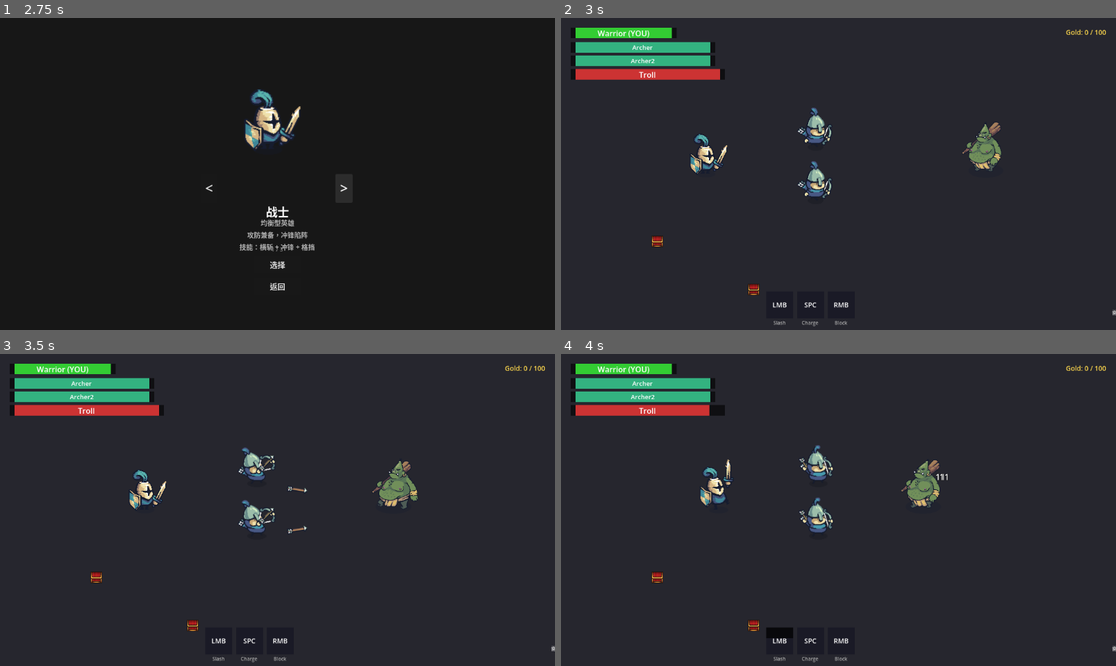
Above: before the commit, frames 1-4 (two rows, left to right).
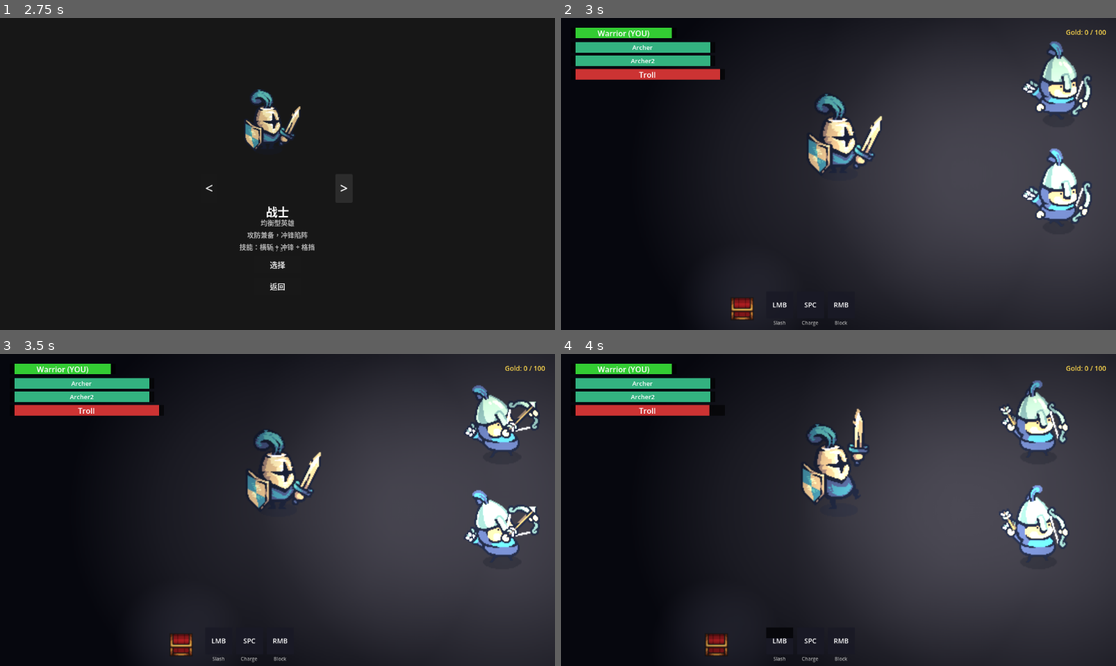
Above: after the commit, the same moments.

Repository: dejectedraven/sword-of-master
Game: Godot game, scene res://scenes/main/title_screen.tscn
Two runs of this game, one before a commit and one after it. Both use one fixed random seed, a clock stepped at 60 frames per second and the inputs below.
Inputs (mouse positions are in pixels of both pictures, inside the frame that each line leads up to):
- Up to frame 1 (2.75 s): click "进入酒馆 (英雄)" at 0.5 s; click "<" at 1.25 s; click ">" at 2 s
- Up to frame 2 (3 s): click "选择" at 2.75 s
- Up to frame 3 (3.5 s): no input
- Up to frame 4 (4 s): tap Enter at 3.5 s; move the mouse to (960, 494) at 3.52 s; hold D (right) from 3.53 s (still down); tap F at 3.6 s; click (960, 494) at 3.67 s; tap Space at 3.77 s

Frame 1 is identical in both runs. In frame 2, 38% of the frame differs, in the area x 0-100%, y 0-100%; in frame 3, 37%; in frame 4, 39%.

Commit message:
feat(night): 阶段1 黑夜与视野 - CanvasModulate夜色 + 角色视野光 + 相机缩放2.0 + 宝箱自发光 + unshaded UI

Diff:
--- a/scenes/main/game_scene.gd
+++ b/scenes/main/game_scene.gd
@@ -11,6 +11,7 @@
 func _ready():
 	_add_floor()
 	_add_walls()
+	_add_night()
 	_instantiate_characters()
 	_spawn_chests()
 	_spawn_escape_door()
@@ -71,7 +72,8 @@
 	e.is_ai_controlled = is_ai
 	var cam = e.get_node_or_null("Camera2D")
 	if cam:
-		# 相机限制在地图内，避免看到地图外的空白
+		# 相机缩放（黑夜视野）与地图边界限制
+		cam.zoom = Vector2(GameConfig.camera_zoom, GameConfig.camera_zoom)
 		cam.limit_left = 0
 		cam.limit_top = 0
 		cam.limit_right = int(map_size.x)
@@ -106,6 +108,13 @@
 		shape.shape = rect; shape.position = wall[0]
 		walls.add_child(shape)
 	add_child(walls)
+
+# 黑夜：CanvasModulate 压暗全场，英雄视野光负责照亮
+func _add_night():
+	var night = CanvasModulate.new()
+	night.name = "Night"
+	night.color = GameConfig.night_color
+	add_child(night)
 
 func _spawn_chests():
 	var cfg = GameConfig
--- a/scenes/objects/escape_door.gd
+++ b/scenes/objects/escape_door.gd
@@ -12,6 +12,9 @@
 
 func _ready():
 	body_entered.connect(_on_body_entered)
+	# 夜里传送门的光/提示始终可见（当灯塔用）
+	glow.material = Unshaded.material()
+	hint.material = Unshaded.material()
 	_particles = _make_portal_particles()
 	add_child(_particles)
 	_update_visual()
--- /dev/null
+++ b/scripts/components/vision_light.gd
@@ -0,0 +1,31 @@
+class_name VisionLight
+extends PointLight2D
+# 视野光圈：程序生成径向渐变纹理，无需素材
+# 用法：var l = VisionLight.new(); l.configure(半径px, 强度, 是否投影); add_child(l)
+
+static var _cached_tex: GradientTexture2D = null
+
+static func get_radial_texture() -> GradientTexture2D:
+	if _cached_tex: return _cached_tex
+	var grad = Gradient.new()
+	grad.offsets = PackedFloat32Array([0.0, 0.55, 1.0])
+	grad.colors = PackedColorArray([
+		Color(1, 1, 1, 1.0),
+		Color(1, 1, 1, 0.55),
+		Color(1, 1, 1, 0.0),
+	])
+	_cached_tex = GradientTexture2D.new()
+	_cached_tex.gradient = grad
+	_cached_tex.fill = GradientTexture2D.FILL_RADIAL
+	_cached_tex.fill_from = Vector2(0.5, 0.5)
+	_cached_tex.fill_to = Vector2(1.0, 0.5)
+	_cached_tex.width = 256
+	_cached_tex.height = 256
+	return _cached_tex
+
+func configure(radius: float, energy: float, casts_shadows: bool = true, light_color: Color = Color.WHITE):
+	texture = get_radial_texture()
+	texture_scale = max(radius, 1.0) / 128.0  # 256px 纹理 → 基准半径 128px
+	self.energy = energy
+	self.color = light_color
+	shadow_enabled = casts_shadows
--- a/scripts/objects/chest.gd
+++ b/scripts/objects/chest.gd
@@ -12,7 +12,13 @@
 func _ready():
 	$InteractArea.body_entered.connect(_on_entered)
 	$InteractArea.body_exited.connect(_on_exited)
+	prompt.material = Unshaded.material()  # 夜里提示可见
 	prompt.hide()
+	# 微弱自发光：黑暗中能辨认宝箱轮廓
+	var glow = VisionLight.new()
+	glow.name = "ChestGlow"
+	glow.configure(GameConfig.chest_glow_radius, GameConfig.chest_glow_energy, false)
+	add_child(glow)
 
 func _input(event):
 	if _state != ChestState.CLOSED or not _player_nearby: return
--- a/scripts/state/entity.gd
+++ b/scripts/state/entity.gd
@@ -67,12 +67,23 @@
 		_charge_bg.size = Vector2(40, 4)
 		_charge_bg.color = Color(0, 0, 0, 0.6)
 		_charge_bg.position = Vector2(-20, -40)
+		_charge_bg.material = Unshaded.material()
 		add_child(_charge_bg)
 		_charge_bg.hide()
 		_charge_fill = ColorRect.new()
 		_charge_fill.size = Vector2(0, 4)
 		_charge_fill.color = Color(1, 0.8, 0, 0.9)
+		_charge_fill.material = Unshaded.material()
 		_charge_bg.add_child(_charge_fill)
+	# 黑夜视野光：英雄（玩家+AI队友）和玩家操控的巨魔有光圈；AI 巨魔藏在黑暗中
+	if not ("Troll" in name and is_ai_controlled):
+		_create_vision_light()
+
+func _create_vision_light():
+	var l = VisionLight.new()
+	l.name = "VisionLight"
+	l.configure(_cv("vision_radius"), GameConfig.vision_light_energy, true, GameConfig.vision_light_color)
+	add_child(l)
 
 # ⚠ 必须每个 _try_*() 的 await 后加 if health.is_dead: return，否则 coroutine 会重置 state 覆盖 DEAD
 func _physics_process(_d: float):
--- a/scripts/state/game_config.gd
+++ b/scripts/state/game_config.gd
@@ -125,6 +125,20 @@
 var chest_gold_amount: int = 50       # 开宝箱获得金币
 var escape_gold_threshold: int = 100  # 逃生门所需金币
 
+# ═══════════ 黑夜 / 视野 ═══════════
+# 全部为测试数值，直接改这里运行看效果
+var night_color: Color = Color(0.16, 0.18, 0.30)  # 夜色浓度（RGB 越亮夜色越浅）
+var camera_zoom: float = 2.0                       # 相机缩放（2.0 = 可见范围约 576×324px）
+var vision_light_energy: float = 0.95              # 视野光强度（过高角色会过曝发白）
+var vision_light_color: Color = Color(1.0, 0.96, 0.85)  # 视野光颜色（暖色像火把）
+var chest_glow_radius: float = 70.0                # 宝箱微弱自发光半径（黑暗中可辨认）
+var chest_glow_energy: float = 0.5                 # 宝箱自发光强度
+var warrior_vision_radius: float = 220.0           # 战士视野光圈半径 px
+var archer_vision_radius: float = 260.0            # 弓箭手视野光圈半径 px
+var troll_vision_radius: float = 320.0             # 巨魔（玩家操控时）视野半径 px
+var troll_ai_detect_radius: float = 320.0          # 巨魔 AI 探测半径 px（阶段4 AI 用）
+var troll_ai_hear_radius: float = 420.0            # 巨魔 AI 听声半径 px（阶段4 AI 用）
+
 var chest_speed: float = 120.0       # 指针对位初始速度 px/s
 var chest_zone_size: float = 30.0    # 成功判定偏移量 (±px)
 var chest_heal_ratio: float = 0.3    # 治疗比例 (最大HP)
--- a/scripts/ui/damage_number.gd
+++ b/scripts/ui/damage_number.gd
@@ -11,6 +11,7 @@
 	n.size = Vector2(60, 24)
 	n.position = world_pos + Vector2(randf_range(-12, 12) - 30, -56)
 	n.z_index = 100
+	n.material = Unshaded.material()  # 夜里飘字也要可见
 	n.add_theme_font_size_override("font_size", 18)
 	n.add_theme_color_override("font_color", color)
 	n.add_theme_color_override("font_outline_color", Color(0, 0, 0, 0.8))
--- /dev/null
+++ b/scripts/ui/unshaded.gd
@@ -0,0 +1,8 @@
+class_name Unshaded
+extends RefCounted
+# 夜色下不参与光照的材质工厂（飘字/提示/UI 等需要始终可见的 CanvasItem）
+
+static func material() -> CanvasItemMaterial:
+	var m = CanvasItemMaterial.new()
+	m.light_mode = CanvasItemMaterial.LIGHT_MODE_UNSHADED
+	return m
--- /dev/null
+++ b/tools/_night_test.gd
@@ -0,0 +1,69 @@
+extends Node2D
+# 临时工具：验证 gl_compatibility 下 2D 光照 + 阴影是否可用
+
+func _ready():
+	# 背景（不透明，否则看不到光照）
+	var bg = ColorRect.new()
+	bg.color = Color(0.35, 0.45, 0.3)
+	bg.size = Vector2(1280, 720)
+	add_child(bg)
+
+	# 夜色
+	var cm = CanvasModulate.new()
+	cm.color = Color(0.16, 0.18, 0.30)
+	add_child(cm)
+
+	# 点光源（径向渐变程序生成）
+	var grad = Gradient.new()
+	grad.offsets = PackedFloat32Array([0.0, 1.0])
+	grad.colors = PackedColorArray([Color(1, 1, 1, 1), Color(1, 1, 1, 0)])
+	var tex = GradientTexture2D.new()
+	tex.gradient = grad
+	tex.fill = GradientTexture2D.FILL_RADIAL
+	tex.fill_from = Vector2(0.5, 0.5)
+	tex.fill_to = Vector2(1.0, 0.5)
+	tex.width = 256
+	tex.height = 256
+	var light = PointLight2D.new()
+	light.texture = tex
+	light.energy = 1.2
+	light.texture_scale = 2.0
+	light.shadow_enabled = true
+	light.position = Vector2(400, 360)
+	add_child(light)
+
+	# 遮挡物（模拟树：挡光）
+	var occ = LightOccluder2D.new()
+	var poly = OccluderPolygon2D.new()
+	poly.polygon = PackedVector2Array([Vector2(-40, -80), Vector2(40, -80), Vector2(40, 80), Vector2(-40, 80)])
+	occ.occluder = poly
+	occ.position = Vector2(500, 360)
+	add_child(occ)
+
+	# 遮挡物可见体
+	var spr = ColorRect.new()
+	spr.color = Color(0.15, 0.45, 0.15)
+	spr.size = Vector2(80, 160)
+	spr.position = Vector2(460, 280)
+	add_child(spr)
+
+	# 第二个光源在遮挡物另一侧，检验阴影方向
+	var light2 = PointLight2D.new()
+	light2.texture = tex
+	light2.energy = 1.0
+	light2.texture_scale = 1.5
+	light2.shadow_enabled = true
+	light2.position = Vector2(900, 360)
+	add_child(light2)
+
+	# 相机 zoom 2.0
+	var cam = Camera2D.new()
+	cam.position = Vector2(640, 360)
+	cam.zoom = Vector2(2, 2)
+	cam.make_current()
+	add_child(cam)
+
+	await get_tree().create_timer(1.0).timeout
+	get_viewport().get_texture().get_image().save_png("C:/Users/87344/AppData/Local/Temp/opencode/night_test.png")
+	print("night test shot saved")
+	get_tree().quit()
--- /dev/null
+++ b/tools/_night_test.tscn
@@ -0,0 +1,6 @@
+[gd_scene load_steps=2 format=3]
+
+[ext_resource type="Script" path="res://tools/_night_test.gd" id="1"]
+
+[node name="NightTest" type="Node2D"]
+script = ExtResource("1")
--- a/tools/smoke_test.gd
+++ b/tools/smoke_test.gd
@@ -57,20 +57,34 @@
 			if c is DamageNumber: found = true
 		_check(found, "伤害飘字已生成")
 
+	# 黑夜与视野
+	_check(scene.get_node_or_null("Night") != null, "夜色 CanvasModulate 存在")
+	if player:
+		_check(player.get_node_or_null("VisionLight") != null, "玩家有视野光")
+	if troll:
+		_check(troll.get_node_or_null("VisionLight") == null, "AI 巨魔无视野光（藏黑暗中）")
+	if scene.ai_allies.size() > 0:
+		_check(scene.ai_allies[0].get_node_or_null("VisionLight") != null, "AI 队友有视野光")
+	var p_cam = player.get_node_or_null("Camera2D") if player else null
+	_check(p_cam != null and is_equal_approx(p_cam.zoom.x, GameConfig.camera_zoom), "相机缩放生效")
+
 	# 英雄方 3 人：玩家 + 2 AI 队友
 	_check(scene.ai_allies.size() == 2, "AI 队友数量 = 2")
 	_check(scene._heroes_alive == 3, "英雄方总数 = 3")
 
 	# 宝箱与逃生门存在（用方法判定，避免重名节点 @Chest@2 漏数）
 	var chest_count = 0
+	var first_chest = null
 	var door = null
 	for c in scene.get_children():
 		if c.has_method("on_minigame_done"):
 			chest_count += 1
+			if not first_chest: first_chest = c
 		elif c.name == "EscapeDoor":
 			door = c
 	_check(chest_count == GameConfig.chest_count, "宝箱已生成 x" + str(chest_count) + "/" + str(GameConfig.chest_count))
 	_check(door != null, "逃生门已生成")
+	_check(first_chest != null and first_chest.get_node_or_null("ChestGlow") != null, "宝箱有自发光")
 
 	# 逃生门：金币不足锁定，达到阈值解锁
 	if door:
@@ -122,6 +136,7 @@
 	add_child(boss_scene)
 	await _wait_frames(5)
 	_check(boss_scene.ai_enemies.size() == 3, "Boss 模式 AI 英雄 = 3")
+	_check(boss_scene.troll_entity.get_node_or_null("VisionLight") != null, "Boss 模式玩家巨魔有视野光")
 
 	print("=== 冒烟测试结束: ", _pass, " 通过, ", _fail, " 失败 ===")
 	get_tree().quit(0 if _fail == 0 else 1)
Not shown, added: scripts/components/vision_light.gd.uid
Not shown, added: scripts/ui/unshaded.gd.uid
Not shown, added: tools/_night_test.gd.uid
